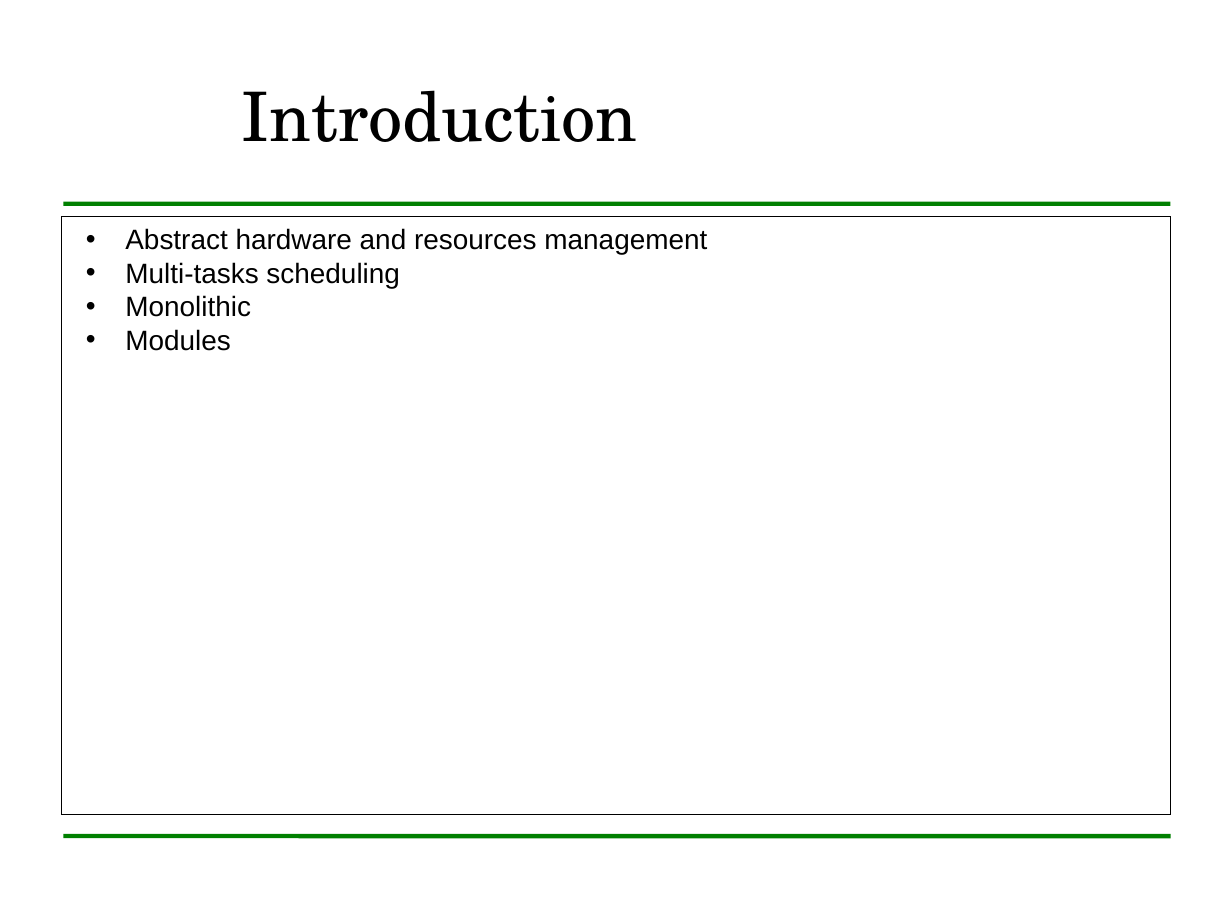
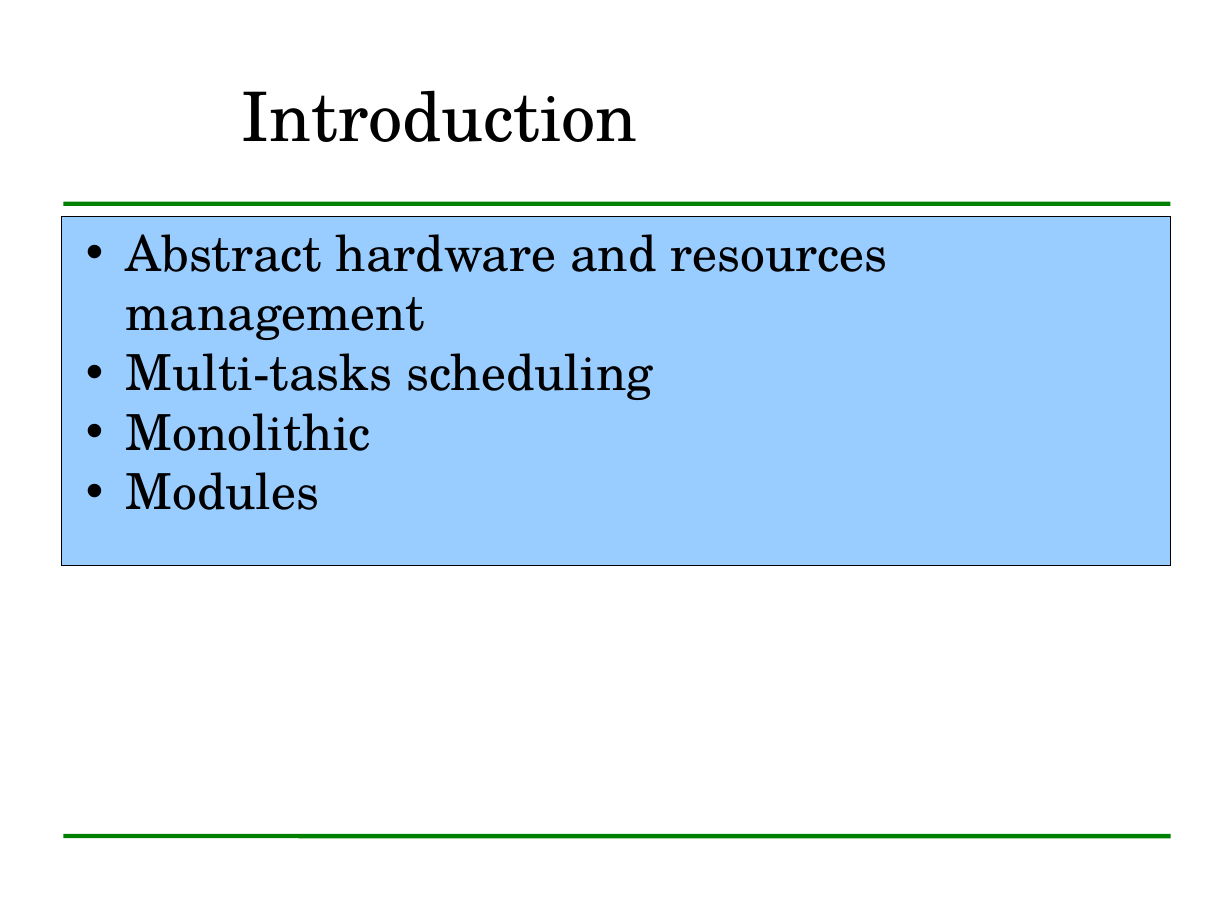
Before and after one commit to LibreLearning/libreteaching, a slide deck: slide 3 of mswl-madrid-2010-2011/cases-i/slides/linux-kernel/linuxKernelDescription.odp. Drawn at 1232x924 pixels with LibreOffice and Linux fonts; fonts in the diff are those of the drawing; background and template pictures are left out. Boxes give left, top, right and bottom in pixels: in the first picture for what was removed or moved away, otherwise in the second. Text is boxed around its words. In the diff, an @@ line names an element or a change of style, - is before the commit and + after.

```diff
--- a/mswl-madrid-2010-2011/cases-i/slides/linux-kernel/linuxKernelDescription.odp
+++ b/mswl-madrid-2010-2011/cases-i/slides/linux-kernel/linuxKernelDescription.odp
@@ rectangle "Abstract hardware and resources management" resized from (x1=61, y1=216, x2=1171, y2=814) to (x1=61, y1=216, x2=1171, y2=565) @@
@@ rectangle "Abstract hardware and resources management" at (x1=61, y1=216, x2=1171, y2=565): size 18 to 32 pt, font Arial to TeX Gyre Schola; fill #FFFFFF to #99CCFF @@
```
Also in this commit, not shown: 22 other slides changed, 2 slides added, 1 slide removed.
